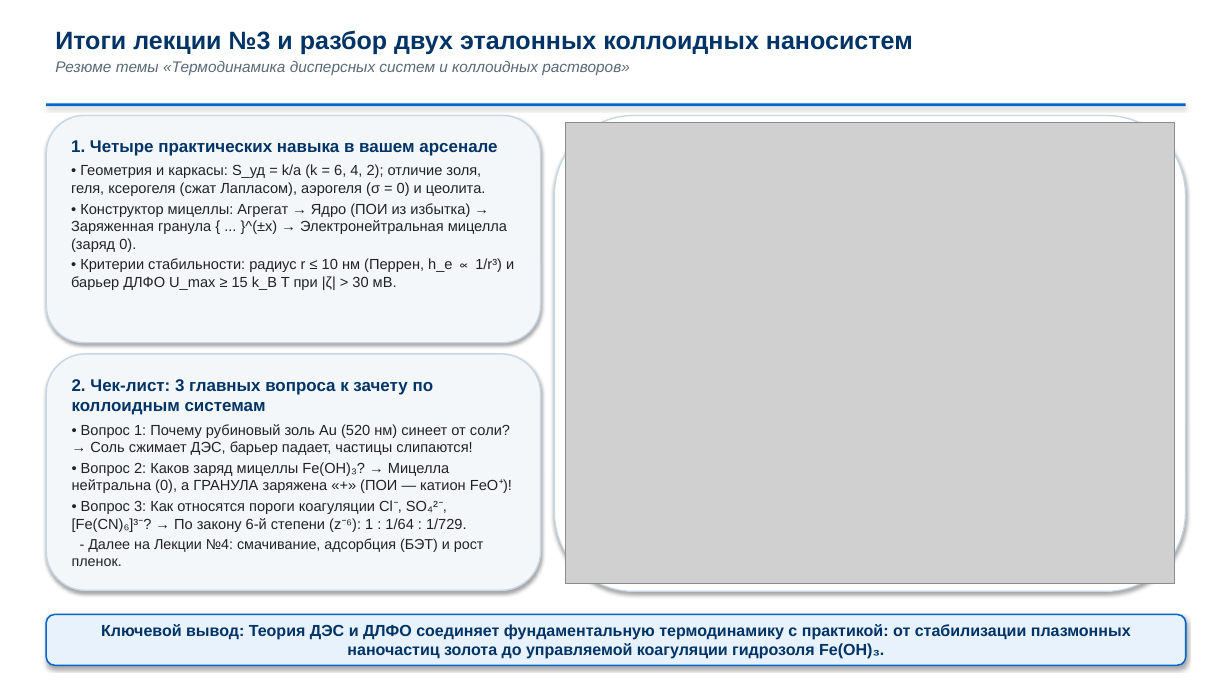
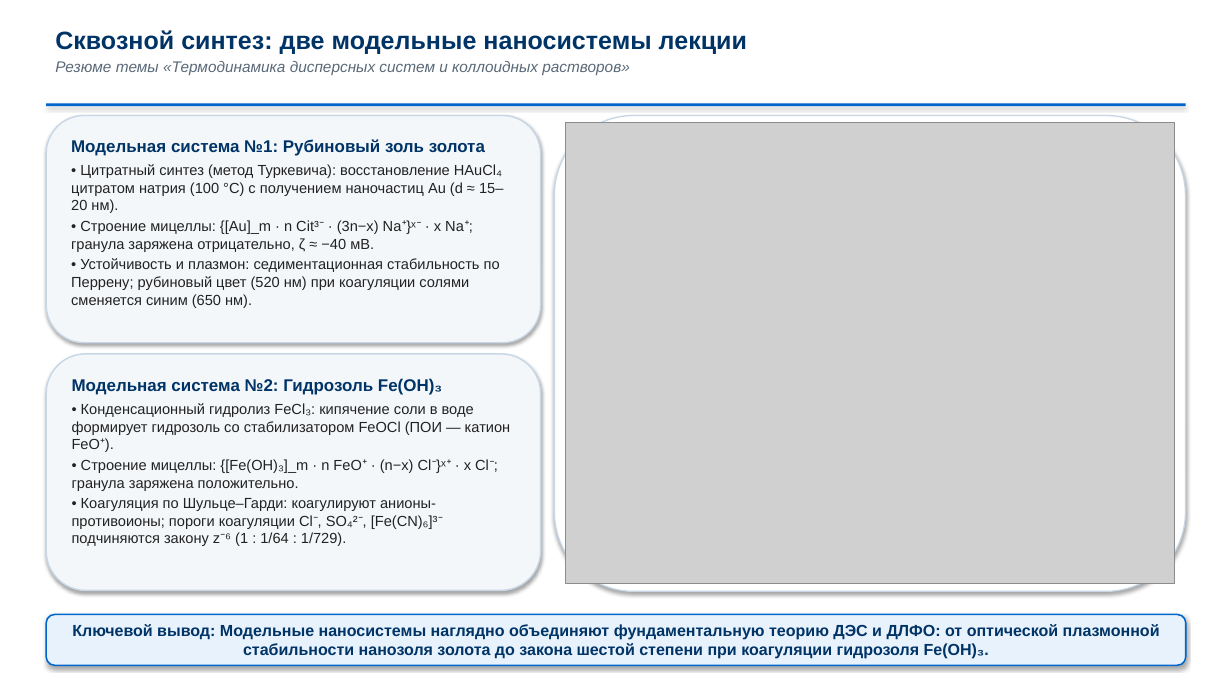
Before and after one commit to brattri3/nanophysics-course, a slide deck: slide 17 of course_materials/semester_4/lectures/lecture_03_colloids.pptx. Drawn at 1232x693 pixels with LibreOffice and Linux fonts; fonts in the diff are those of the drawing; grey boxes stand for pictures. Boxes give left, top, right and bottom in pixels: in the first picture for what was removed or moved away, otherwise in the second. Text is boxed around its words. In the diff, an @@ line names an element or a change of style, - is before the commit and + after.

Commit message:
Update Lecture 03 Section 1 (Slides 1-5: Faraday gold sol vs iron oxide aggregates, Occam/Pareto style) and Slide 17

```diff
--- a/course_materials/semester_4/lectures/lecture_03_colloids.pptx
+++ b/course_materials/semester_4/lectures/lecture_03_colloids.pptx
@@ text at [55,30,747,54]: text changed @@
-Итоги лекции №3 и разбор двух эталонных коллоидных наносистем
+Сквозной синтез: две модельные наносистемы лекции
@@ text in rounded rectangle at [71,139,503,308]: text changed @@
-1. Четыре практических навыка в вашем арсенале
-• Геометрия и каркасы: S_уд = k/a (k = 6, 4, 2); отличие золя, геля, ксерогеля (сжат Лапласом), аэрогеля (σ = 0) и цеолита.
-• Конструктор мицеллы: Агрегат → Ядро (ПОИ из избытка) → Заряженная гранула { ... }^(±x) → Электронейтральная мицелла (заряд 0).
-• Критерии стабильности: радиус r ≤ 10 нм (Перрен, h_e ∝ 1/r³) и барьер ДЛФО U_max ≥ 15 k_B T при |ζ| > 30 мВ.
+Модельная система №1: Рубиновый золь золота
+• Цитратный синтез (метод Туркевича): восстановление HAuCl₄ цитратом натрия (100 °C) с получением наночастиц Au (d ≈ 15–20 нм).
+• Строение мицеллы: {[Au]_m · n Cit³⁻ · (3n−x) Na⁺}ˣ⁻ · x Na⁺; гранула заряжена отрицательно, ζ ≈ −40 мВ.
+• Устойчивость и плазмон: седиментационная стабильность по Перрену; рубиновый цвет (520 нм) при коагуляции солями сменяется синим (650 нм).
@@ text in rounded rectangle at [72,378,511,546]: text changed @@
-2. Чек-лист: 3 главных вопроса к зачету по коллоидным системам
-• Вопрос 1: Почему рубиновый золь Au (520 нм) синеет от соли? → Соль сжимает ДЭС, барьер падает, частицы слипаются!
-• Вопрос 2: Каков заряд мицеллы Fe(OH)₃? → Мицелла нейтральна (0), а ГРАНУЛА заряжена «+» (ПОИ — катион FeO⁺)!
-• Вопрос 3: Как относятся пороги коагуляции Cl⁻, SO₄²⁻, [Fe(CN)₆]³⁻? → По закону 6-й степени (z⁻⁶): 1 : 1/64 : 1/729.
-- Далее на Лекции №4: смачивание, адсорбция (БЭТ) и рост пленок.
+Модельная система №2: Гидрозоль Fe(OH)₃
+• Конденсационный гидролиз FeCl₃: кипячение соли в воде формирует гидрозоль со стабилизатором FeOCl (ПОИ — катион FeO⁺).
+• Строение мицеллы: {[Fe(OH)₃]_m · n FeO⁺ · (n−x) Cl⁻}ˣ⁺ · x Cl⁻; гранула заряжена положительно.
+• Коагуляция по Шульце–Гарди: коагулируют анионы-противоионы; пороги коагуляции Cl⁻, SO₄²⁻, [Fe(CN)₆]³⁻ подчиняются закону z⁻⁶ (1 : 1/64 : 1/729).
@@ text in rounded rectangle at [72,624,1160,659]: text changed @@
-Ключевой вывод: Теория ДЭС и ДЛФО соединяет фундаментальную термодинамику с практикой: от стабилизации плазмонных наночастиц золота до управляемой коагуляции гидрозоля Fe(OH)₃.
+Ключевой вывод: Модельные наносистемы наглядно объединяют фундаментальную теорию ДЭС и ДЛФО: от оптической плазмонной стабильности нанозоля золота до закона шестой степени при коагуляции гидрозоля Fe(OH)₃.
```
Also in this commit, not shown: 5 other slides changed, 2 other files.
